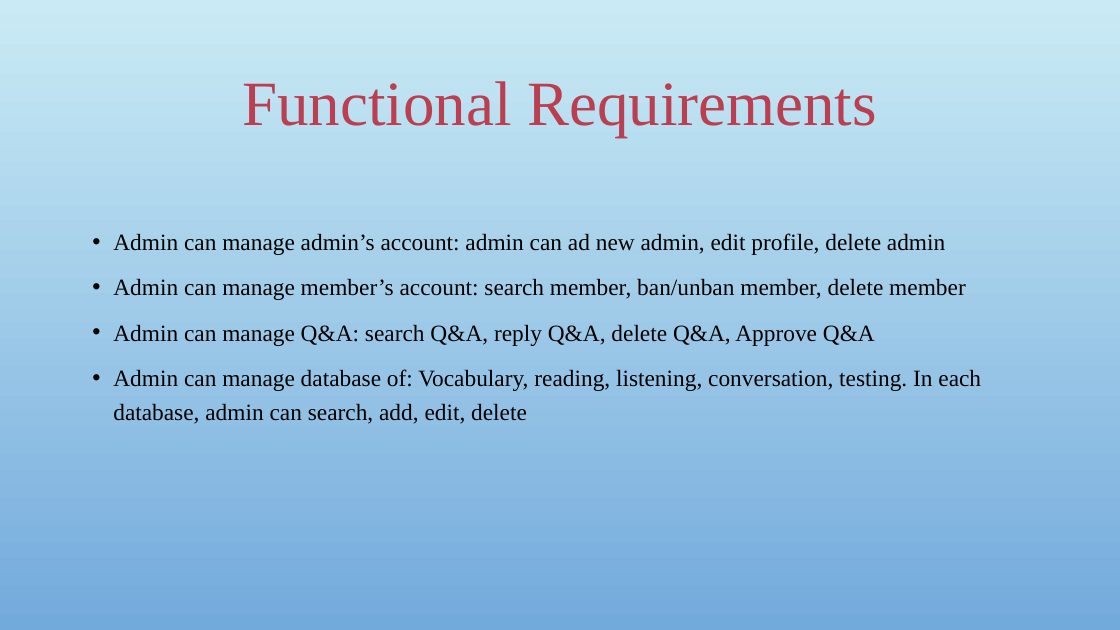
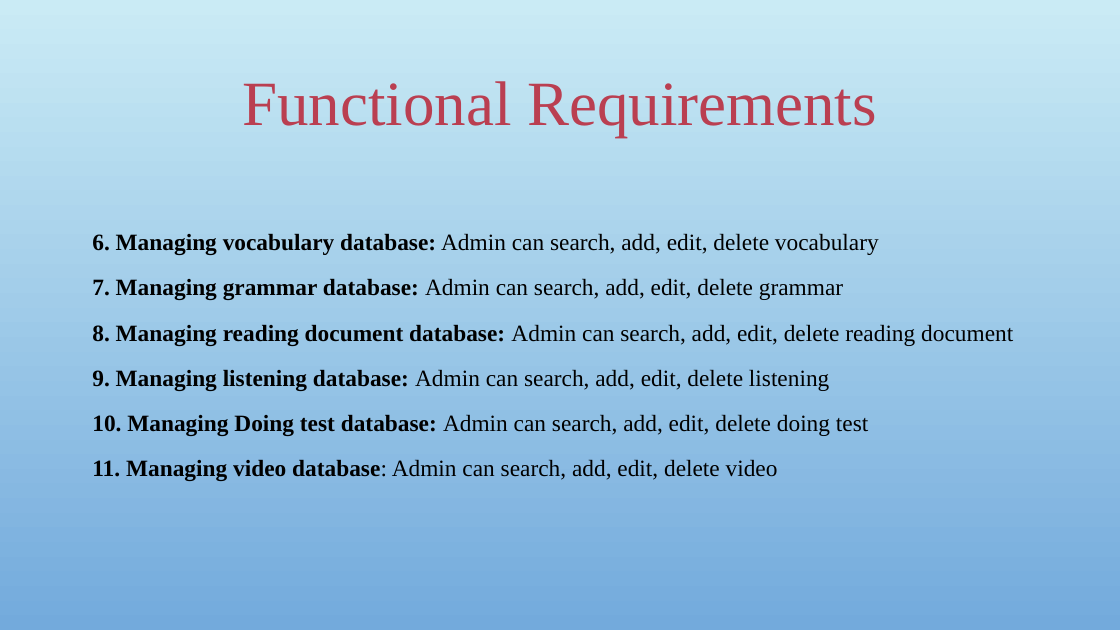
Before and after one commit to sangnvus/japanesedictionary, a slide deck: slide 13 of WIP/Documents/Report 1/UJD_VN_Examination_v1.0_EN/UJD_VN_ProjectOverview_v1.0.pptx (slide 15 before the commit). Drawn at 1120x630 pixels with LibreOffice and Linux fonts; fonts in the diff are those of the drawing; background and template pictures are left out. Boxes give left, top, right and bottom in pixels: in the first picture for what was removed or moved away, otherwise in the second. Text is boxed around its words. In the diff, an @@ line names an element or a change of style, - is before the commit and + after.

```diff
--- a/WIP/Documents/Report 1/UJD_VN_Examination_v1.0_EN/UJD_VN_ProjectOverview_v1.0.pptx
+++ b/WIP/Documents/Report 1/UJD_VN_Examination_v1.0_EN/UJD_VN_ProjectOverview_v1.0.pptx
@@ text at (x1=92, y1=233, x2=1013, y2=481): text changed @@
-• Admin can manage admin’s account: admin can ad new admin, edit profile, delete admin
-• Admin can manage member’s account: search member, ban/unban member, delete member
-• Admin can manage Q&A: search Q&A, reply Q&A, delete Q&A, Approve Q&A
-• Admin can manage database of: Vocabulary, reading, listening, conversation, testing. In each database, admin can search, add, edit, delete
+6. Managing vocabulary database: Admin can search, add, edit, delete vocabulary
+7. Managing grammar database: Admin can search, add, edit, delete grammar
+8. Managing reading document database: Admin can search, add, edit, delete reading document
+9. Managing listening database: Admin can search, add, edit, delete listening
+10. Managing Doing test database: Admin can search, add, edit, delete doing test
+11. Managing video database: Admin can search, add, edit, delete video
```
Also in this commit, not shown: 8 other slides changed, 2 slides added, 4 slides removed.
